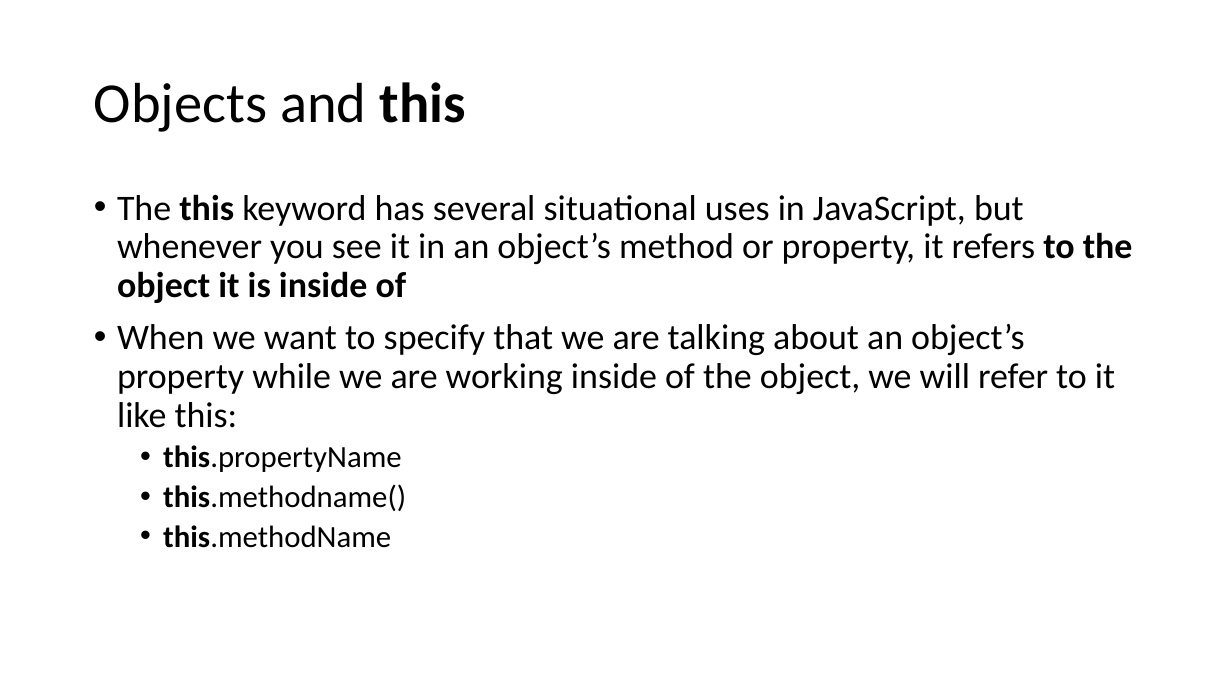
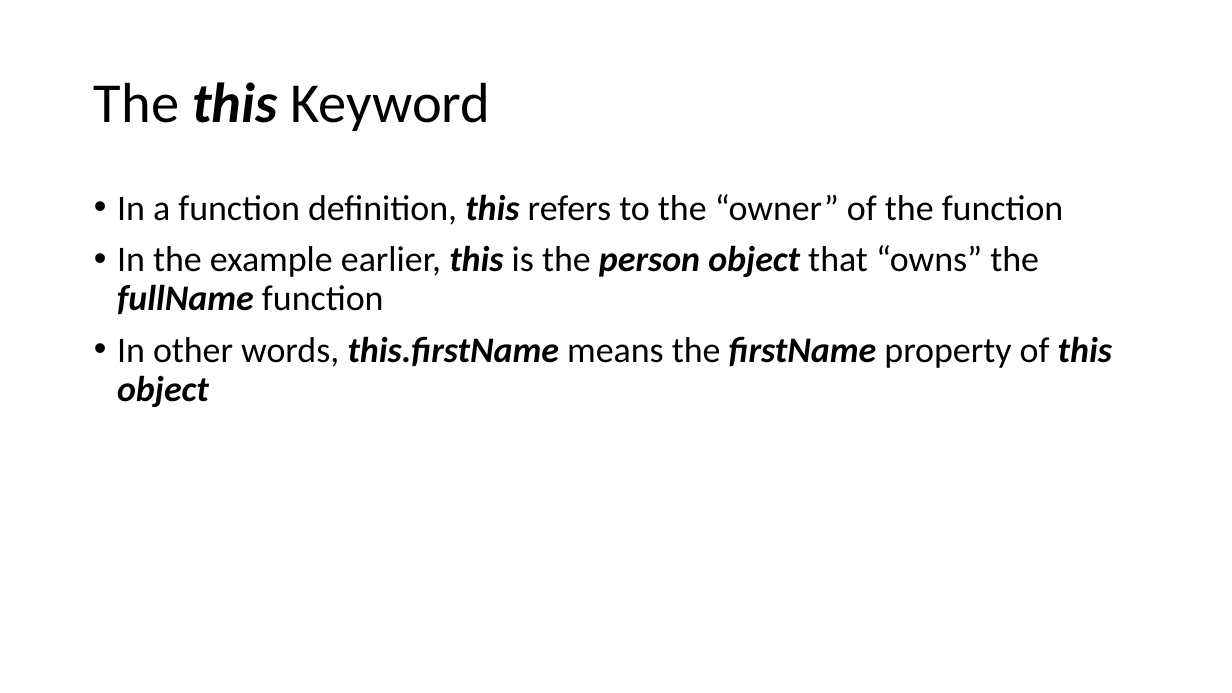
Before and after one commit to YWCANWIL-TechLab/Module3-Exercises, a slide deck: slide 45 of slides/Module 3 - Data Types.pptx (slide 24 before the commit). Drawn at 1232x693 pixels with LibreOffice and Linux fonts; fonts in the diff are those of the drawing. Boxes give left, top, right and bottom in pixels: in the first picture for what was removed or moved away, otherwise in the second. Text is boxed around its words. In the diff, an @@ line names an element or a change of style, - is before the commit and + after.

```diff
--- a/slides/Module 3 - Data Types.pptx
+++ b/slides/Module 3 - Data Types.pptx
@@ title at (94,82,490,131): text changed @@
-Objects and this
+The this Keyword
@@ text at (117,194,1112,407): text changed @@
-• The this keyword has several situational uses in JavaScript, but whenever you see it in an object’s method or property, it refers to the object it is inside of
-• When we want to specify that we are talking about an object’s property while we are working inside of the object, we will refer to it like this:
-  • this.propertyName
-  • this.methodname()
-  • this.methodName
+• In a function definition, this refers to the “owner” of the function
+• In the example earlier, this is the person object that “owns” the fullName function
+• In other words, this.firstName means the firstName property of this object
```
Also in this commit, not shown: 8 other slides changed, 40 slides added, 17 slides removed.
